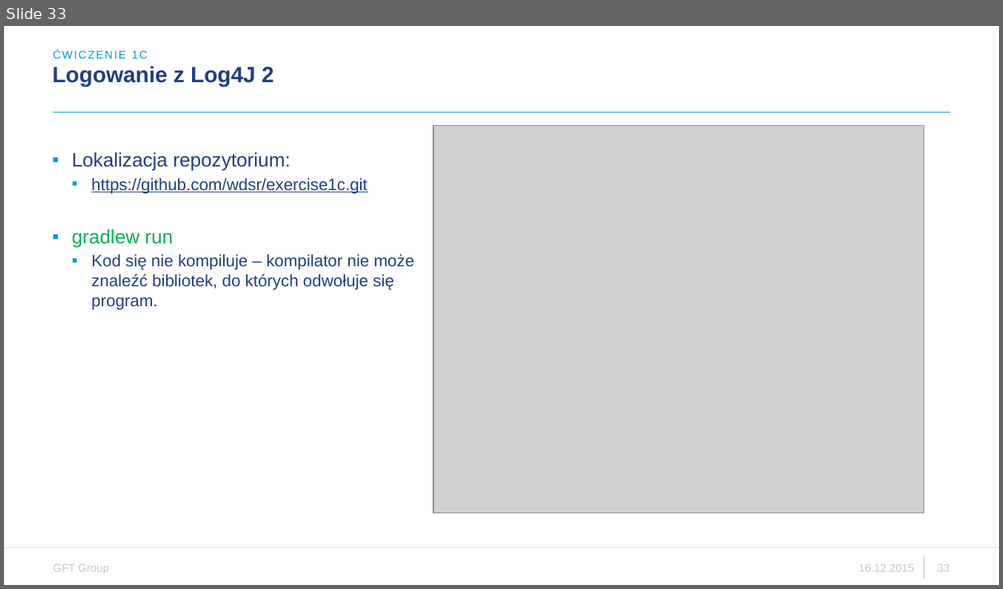
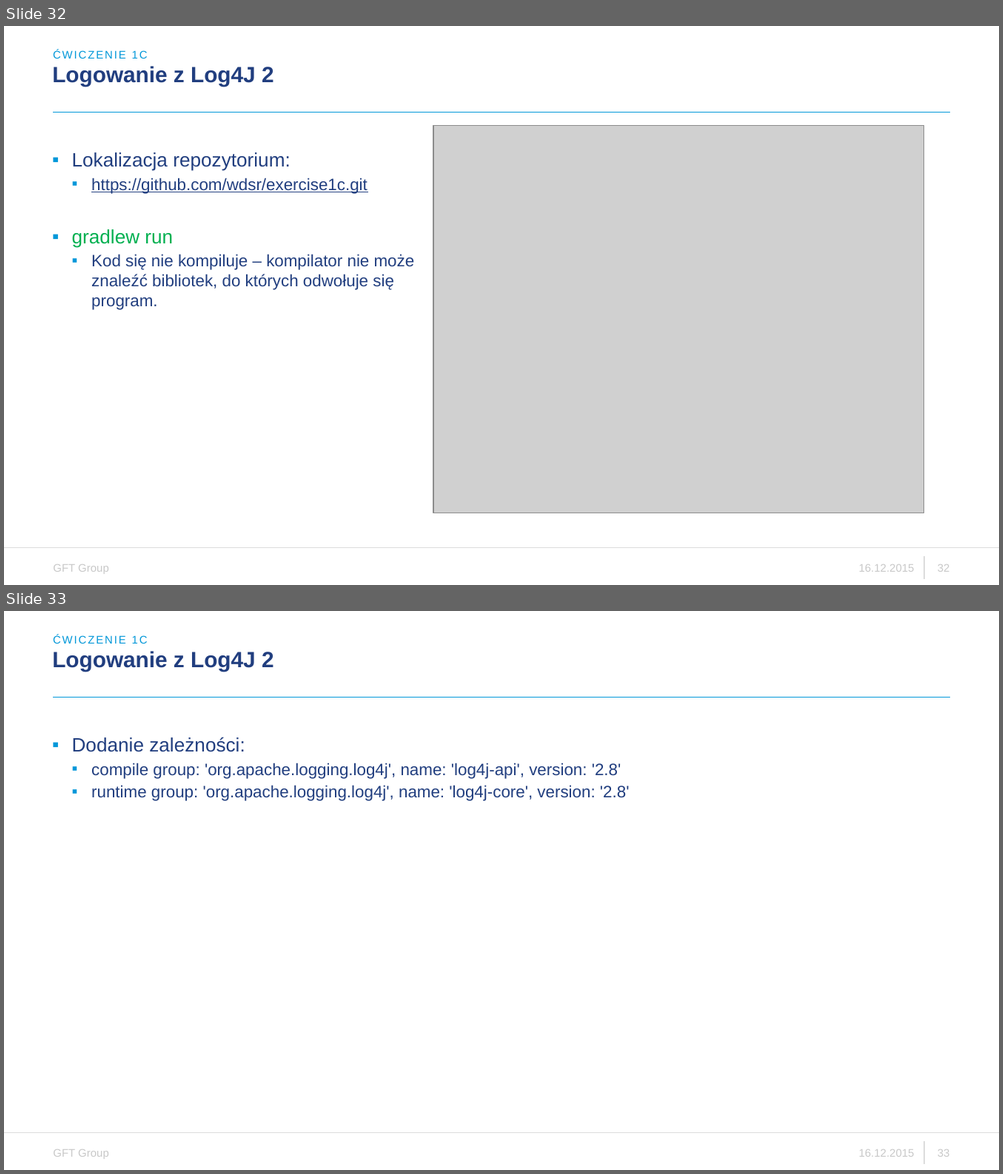
Before and after one commit to zenek24pl/exercise1a, a slide deck: WDSR - ćwiczenie 1.pptx. Shown one above the other, each under a label of ours: slide 33 before the commit, slides 32 and 33 after it. The pictures are 1003x589 and 1003x1174 pixels, drawn with LibreOffice and Linux fonts; fonts in the diff are those of the drawing; grey boxes stand for pictures; background and template pictures are left out. Boxes give left, top, right and bottom in pixels: in the first picture for what was removed or moved away, otherwise in the second. Text is boxed around its words. In the diff, an @@ line names an element or a change of style, - is before the commit and + after.

```diff
--- a/WDSR - ćwiczenie 1.pptx
+++ b/WDSR - ćwiczenie 1.pptx
@@ slide 33 added at box(4, 611, 999, 1170), background #FFFFFF; not listed: 6 template elements that a slide beside it also shows @@
@@ title added at box(52, 651, 274, 672), 16 pt, text #213E7F, bold @@
+Logowanie z Log4J 2
@@ text added at box(53, 635, 148, 644), 8 pt, text #0097D9 @@
+ĆWICZENIE 1C
@@ text added at box(72, 737, 629, 801), 12 pt, text #213E7F @@
+▪ Dodanie zależności:
+  ▪ compile group: 'org.apache.logging.log4j', name: 'log4j-api', version: '2.8'
+  ▪ runtime group: 'org.apache.logging.log4j', name: 'log4j-core', version: '2.8'
@@ what was slide 33 is now slide 32 @@
@@ page number at box(937, 565, 950, 572): text changed @@
-33
+32
```
Also in this commit, not shown: 4 slides changed, 1 slide removed.
